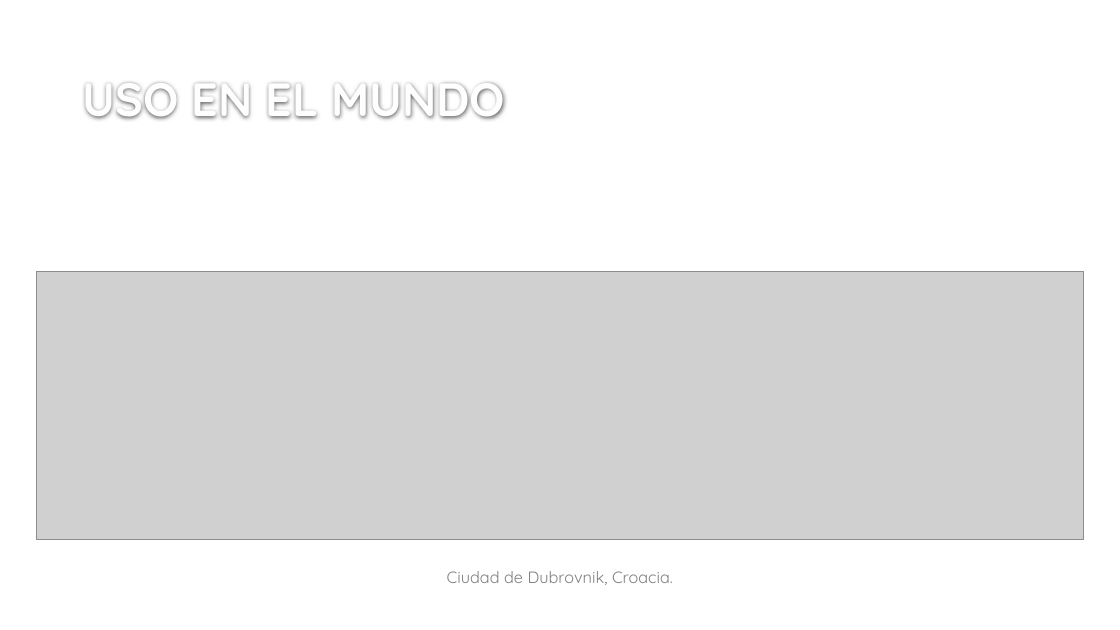
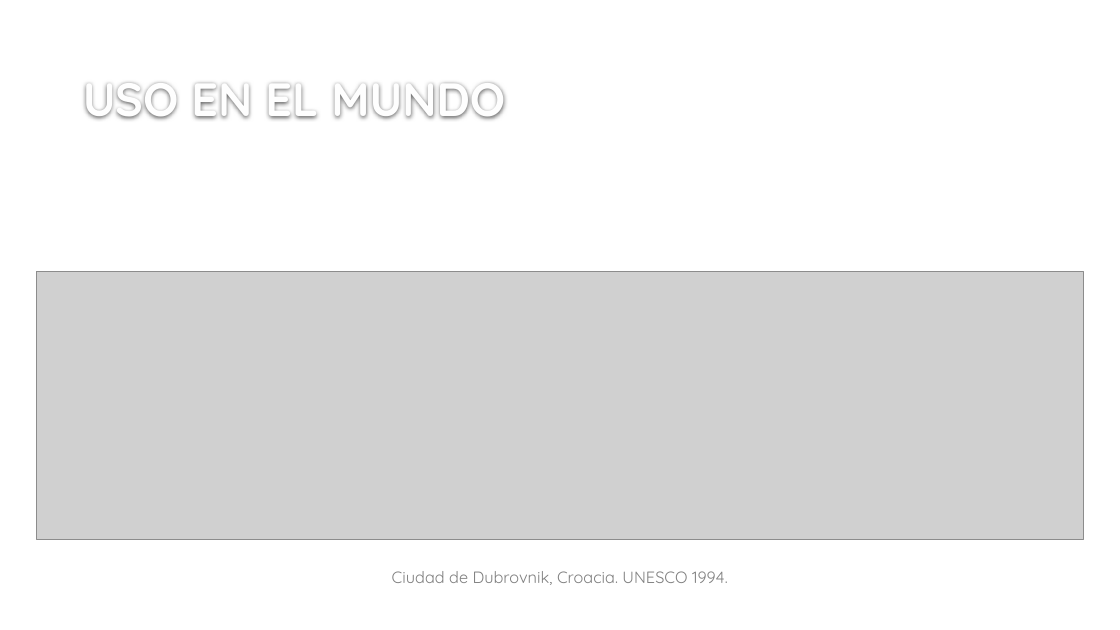
Before and after one commit to ppizarror/proyecto-CI6501, a slide deck: slide 19 of SISTEMAS CONSTRUCTIVOS EN ALBAÑILERIÁ.pptx (slide 17 before the commit). Drawn at 1120x630 pixels with LibreOffice and Linux fonts; fonts in the diff are those of the drawing; grey boxes stand for pictures; background and template pictures are left out. Boxes give left, top, right and bottom in pixels: in the first picture for what was removed or moved away, otherwise in the second. Text is boxed around its words. In the diff, an @@ line names an element or a change of style, - is before the commit and + after.

```diff
--- a/SISTEMAS CONSTRUCTIVOS EN ALBAÑILERIÁ.pptx
+++ b/SISTEMAS CONSTRUCTIVOS EN ALBAÑILERIÁ.pptx
@@ text at [392, 571, 728, 585]: text changed @@
-Ciudad de Dubrovnik, Croacia.
+Ciudad de Dubrovnik, Croacia. UNESCO 1994.
```
Also in this commit, not shown: 5 other slides changed, 2 slides added, 1 slide removed.
